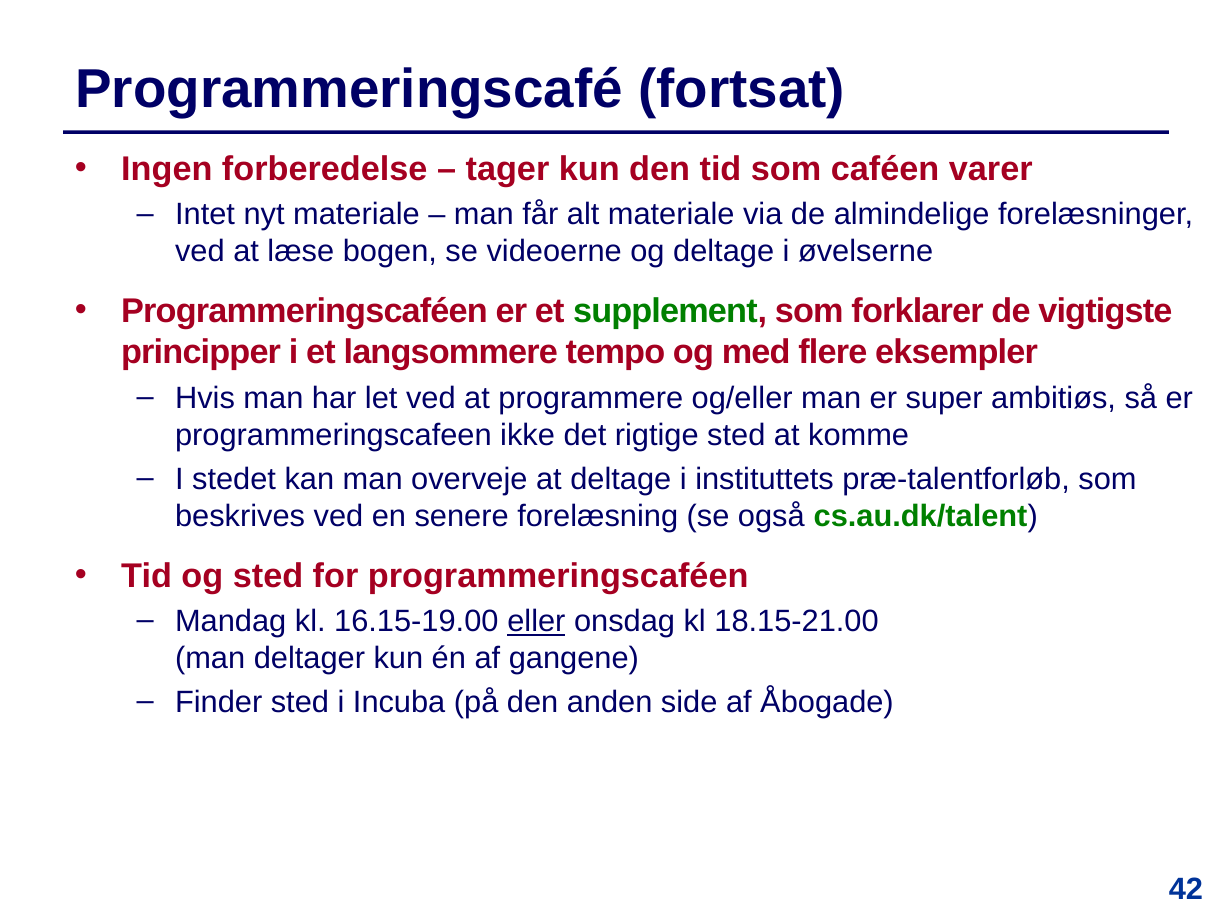
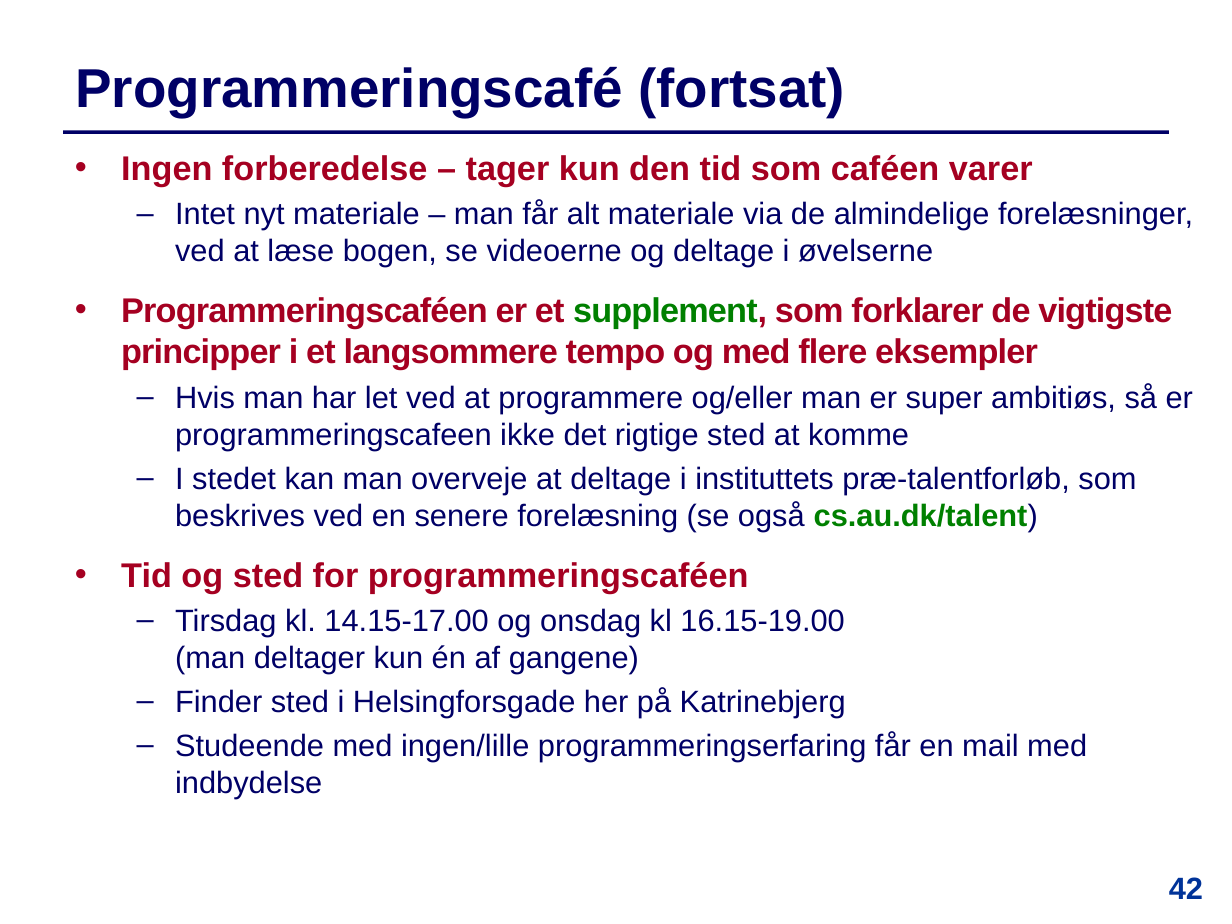
Before and after one commit to IntProgAU/Materiale, a slide deck: slide 42 of web/e24/uge_1a/Slides-Uge1-Mandag.pptx. Drawn at 1232x924 pixels with LibreOffice and Linux fonts; fonts in the diff are those of the drawing. Boxes give left, top, right and bottom in pixels: in the first picture for what was removed or moved away, otherwise in the second. Text is boxed around its words. In the diff, an @@ line names an element or a change of style, - is before the commit and + after.

```diff
--- a/web/e24/uge_1a/Slides-Uge1-Mandag.pptx
+++ b/web/e24/uge_1a/Slides-Uge1-Mandag.pptx
@@ text at bbox=[175, 608, 1087, 798]: text changed @@
-  – Mandag kl. 16.15-19.00 eller onsdag kl 18.15-21.00
-    (man deltager kun én af gangene)
-  – Finder sted i Incuba (på den anden side af Åbogade)
+  – Tirsdag kl. 14.15-17.00 og onsdag kl 16.15-19.00
+    (man deltager kun én af gangene)
+  – Finder sted i Helsingforsgade her på Katrinebjerg
+  – Studeende med ingen/lille programmeringserfaring får en mail med indbydelse
```
Also in this commit, not shown: 7 other slides changed, 1 other file.
